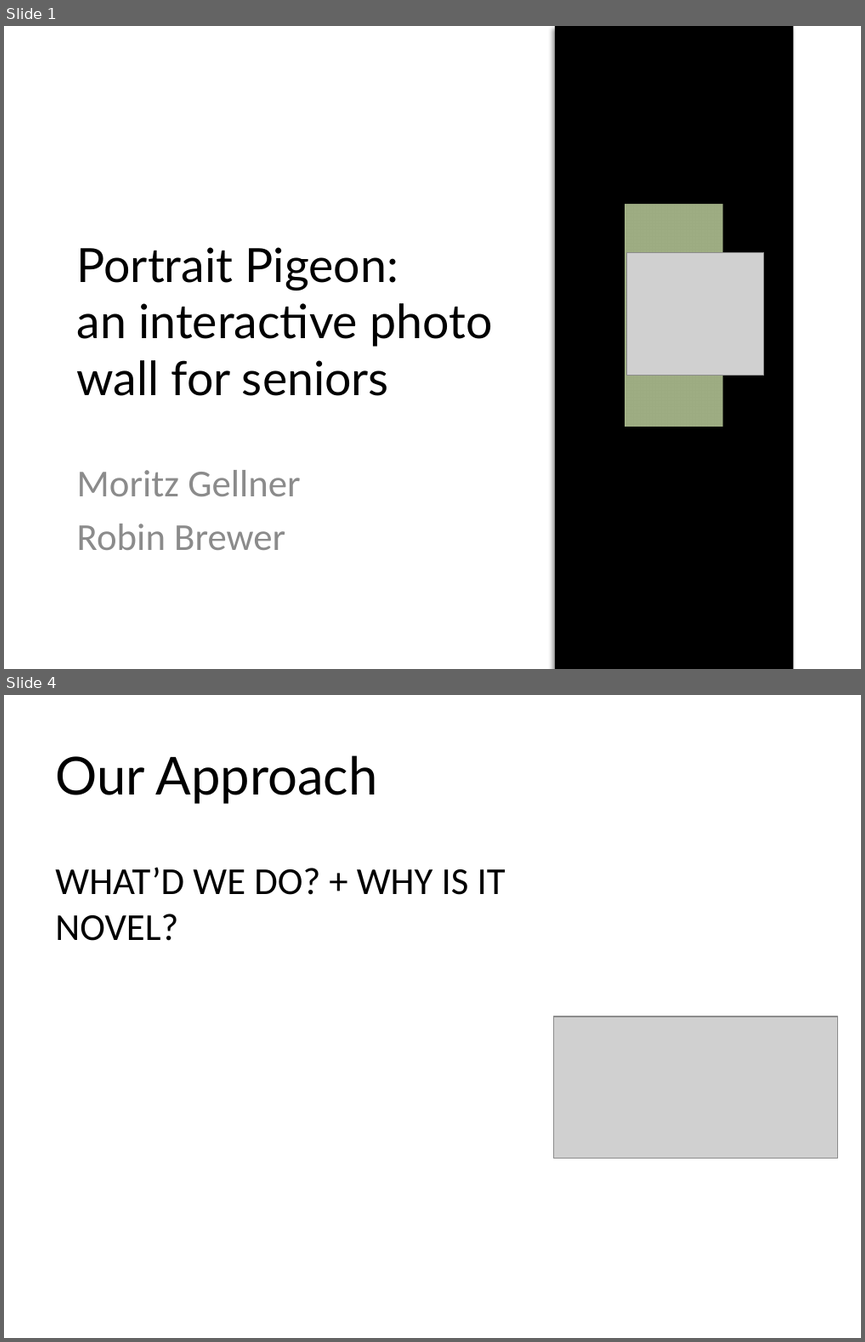
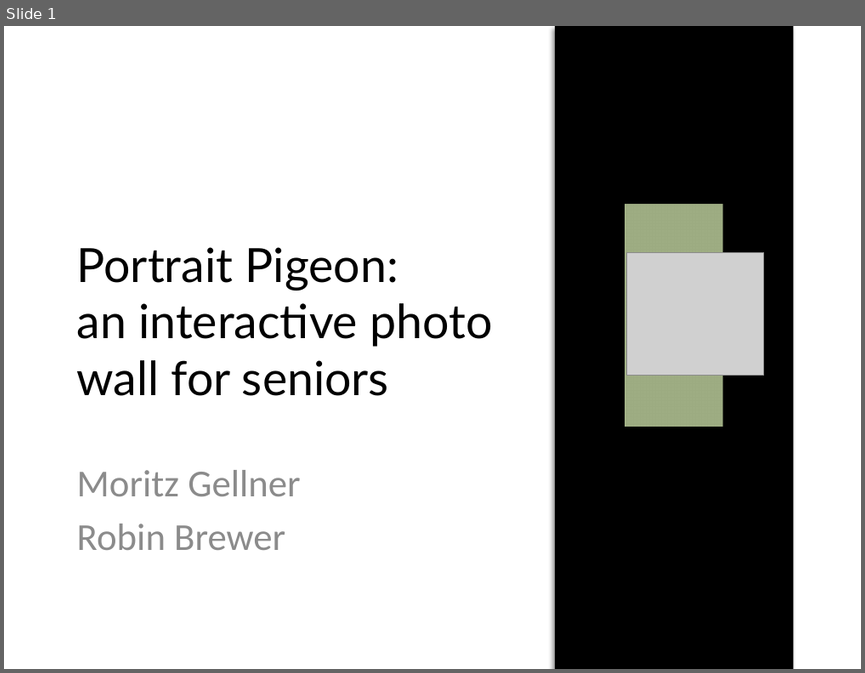
Before and after one commit to moritzg91/photo-wall, a slide deck: 525finalPres.pptx. Shown one above the other, each under a label of ours: slides 1 and 4 before the commit, slide 1 after it; the slides between them are not shown. The pictures are 865x1342 and 865x673 pixels, drawn with LibreOffice and Linux fonts; fonts in the diff are those of the drawing; grey boxes stand for pictures. Boxes give left, top, right and bottom in pixels: in the first picture for what was removed or moved away, otherwise in the second. Text is boxed around its words. In the diff, an @@ line names an element or a change of style, - is before the commit and + after.

```diff
--- a/525finalPres.pptx
+++ b/525finalPres.pptx
@@ slide 4 removed at bbox=[4, 695, 861, 1338], background #FFFFFF @@
@@ title removed at bbox=[55, 755, 377, 804] @@
-Our Approach
@@ text removed at bbox=[55, 867, 506, 941] @@
-WHAT’D WE DO? + WHY IS IT NOVEL?
@@ picture removed at bbox=[554, 1016, 838, 1158] @@
```
Also in this commit, not shown: 1 slide changed, 9 slides added, 3 other slides removed.
